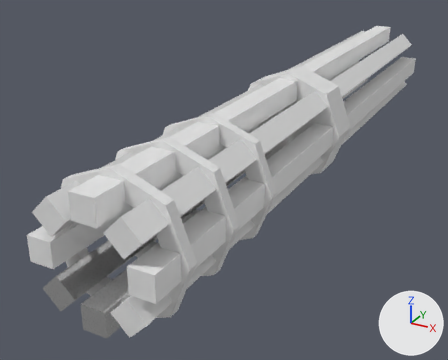
Two versions of the OBJ model models/gatling_barrel.obj, one commit apart.
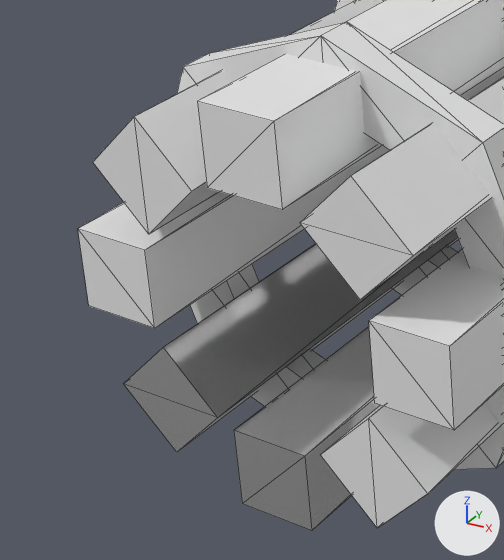
Each version is shown whole from a 50 mm lens placed at (1.451, -3.553, 1.273), pointed at (-0.316, -0.341, -0.334), then close up on the part from 0% to 39% of the width and 43% to 97% of the height. The lights are fixed; the arrows at lower right show +X, +Y and +Z. The close-ups show mesh edges as thin lines. Where no turn or scale is listed for an object, it has been applied to the vertices.

The older version as bpy lines, for what is in view:
```python
me_minigunbarrel_cube_007 = bpy.data.meshes.new('MinigunBarrel_Cube.007')
me_minigunbarrel_cube_007.from_pydata(...)  # 178 vertices, 320 faces; spans x -0.35..0.35, y -2.0..2.0, z -0.35..0.35
# faces by material slot: [24, 12, 12, 12, 12, 12, 236]
me_minigunbarrel_cube_007.materials.append(mat_material)  # white #e7e7e7
me_minigunbarrel_cube_007.materials.append(mat_material_001)  # white #e7e7e7
me_minigunbarrel_cube_007.materials.append(mat_material_003)  # white #e7e7e7
me_minigunbarrel_cube_007.materials.append(mat_material_002)  # white #e7e7e7
me_minigunbarrel_cube_007.materials.append(mat_material_006)  # white #e7e7e7
me_minigunbarrel_cube_007.materials.append(mat_material_005)  # white #e7e7e7
me_minigunbarrel_cube_007.materials.append(mat_material_004)  # white #e7e7e7
ob_minigunbarrel_cube_007 = bpy.data.objects.new('MinigunBarrel_Cube.007', me_minigunbarrel_cube_007)
ob_minigunbarrel_cube_007.location = (0.0, 0.0, 0.0)
```
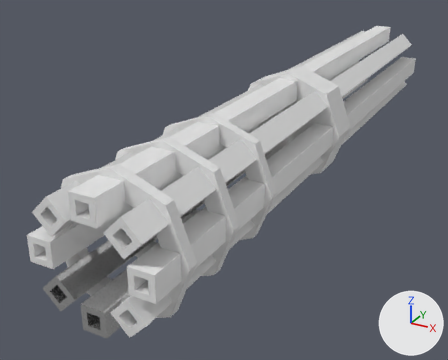
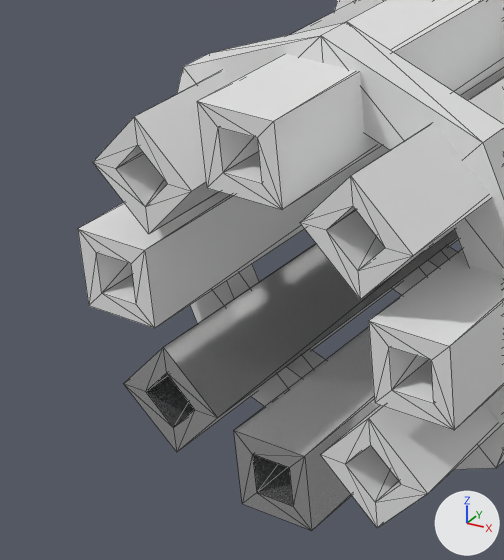
Location of each change, [x1, y1, x2, y2] in pixels of the close-ups (504 x 560 px):
part 1 of me_minigunbarrel_cube_007, built on: [78, 102, 454, 530] in both

Patch to the scene script:
```diff
--- a/models/gatling_barrel.obj.py
+++ b/models/gatling_barrel.obj.py
@@ me_minigunbarrel_cube_007 @@
 # used by ob_minigunbarrel_cube_007; location = (0.0, 0.0, 0.0)
-me_minigunbarrel_cube_007.from_pydata(...)  # 178 vertices, 320 faces; spans x -0.35..0.35, y -2.0..2.0, z -0.35..0.35
+me_minigunbarrel_cube_007.from_pydata(...)  # 242 vertices, 448 faces; spans x -0.35..0.35, y -2.0..2.0, z -0.35..0.35
+# me_minigunbarrel_cube_007 part 1
+# 16 faces are deleted
+# 32 vertices are added at x -0.22..0.28, y -2.0..-1.82, z -0.28..0.28
+# 8 new vertices lie (0.0, 0.18, 0.0) away from vertices in x -0.18..0.22, y -2.0, z -0.22..0.18
+# 8 new vertices lie (-0.06, 0.0, 0.0) away from vertices in x -0.22..0.28, y -2.0, z -0.28..0.28
+# 16 new vertices lie (0.0, 0.18, 0.0) away from vertices in x -0.28..0.28, y -2.0, z -0.28..0.28
+# 36 new faces join them, mat_material (white #e7e7e7)
+# 18 new faces join them, mat_material_001 (white #e7e7e7)
+# 18 new faces join them, mat_material_003 (white #e7e7e7)
+# 18 new faces join them, mat_material_002 (white #e7e7e7)
+# 18 new faces join them, mat_material_006 (white #e7e7e7)
+# 18 new faces join them, mat_material_005 (white #e7e7e7)
+# 18 new faces join them, mat_material_004 (white #e7e7e7)
 me_minigunbarrel_cube_007.materials.append(mat_material)
```
